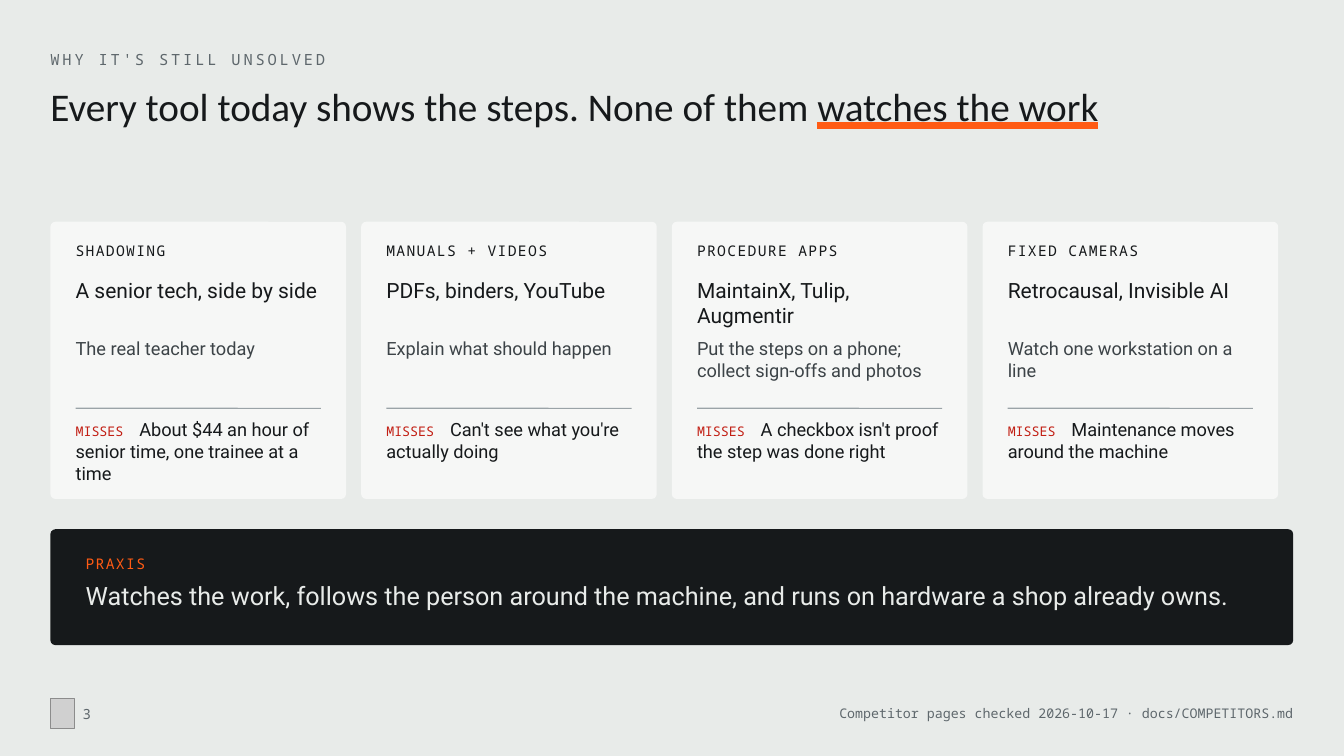
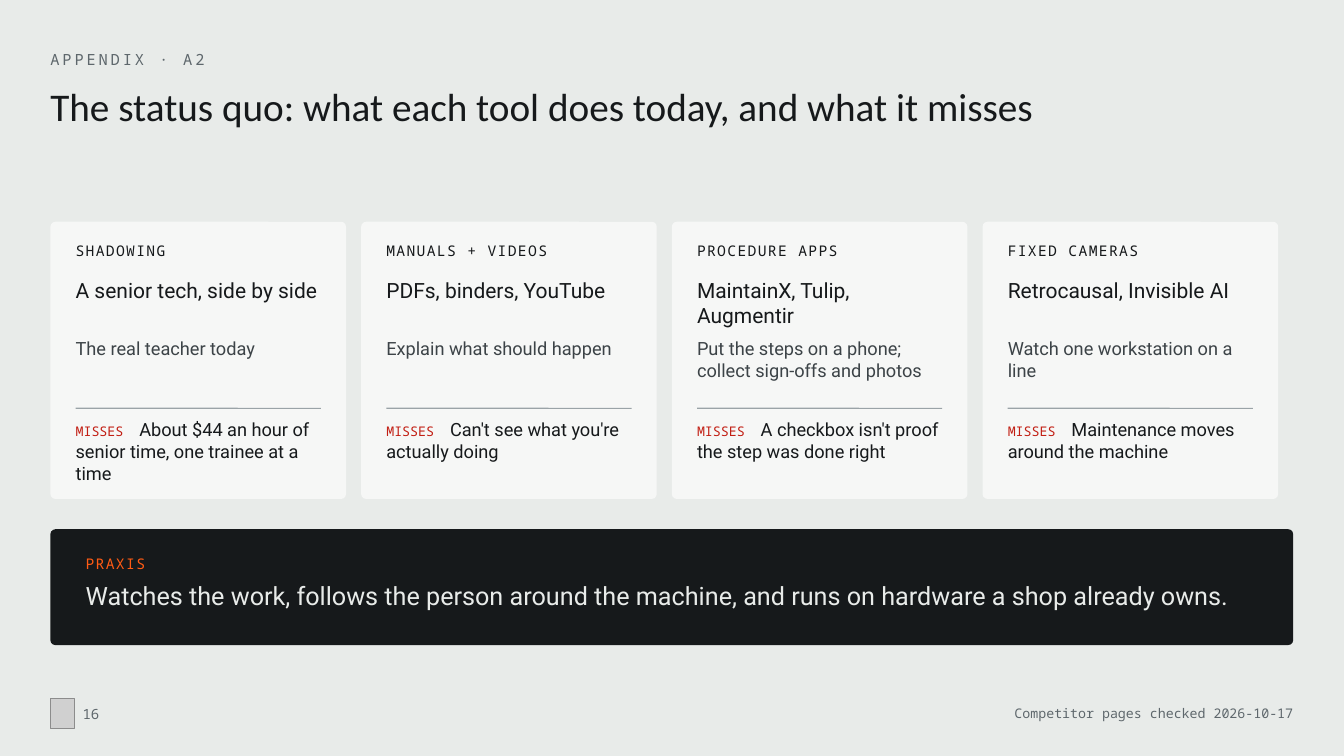
Before and after one commit to MonishSaravana/praxis, a slide deck: slide 16 of deck/Praxis_SAH_Oct2026.pptx (slide 3 before the commit). Drawn at 1344x756 pixels with LibreOffice and Linux fonts; fonts in the diff are those of the drawing; grey boxes stand for pictures. Boxes give left, top, right and bottom in pixels: in the first picture for what was removed or moved away, otherwise in the second. Text is boxed around its words. In the diff, an @@ line names an element or a change of style, - is before the commit and + after.

```diff
--- a/deck/Praxis_SAH_Oct2026.pptx
+++ b/deck/Praxis_SAH_Oct2026.pptx
@@ text at bbox=[50, 54, 204, 65]: text changed @@
-WHY IT'S STILL UNSOLVED
+APPENDIX · A2
@@ title at bbox=[50, 93, 1033, 128]: text changed @@
-Every tool today shows the steps. None of them watches the work
+The status quo: what each tool does today, and what it misses
@@ page number at bbox=[83, 709, 100, 719]: text changed @@
-3
+16
@@ text at bbox=[1014, 708, 1294, 721]: text changed @@
-Competitor pages checked 2026-10-17 · docs/COMPETITORS.md
+Competitor pages checked 2026-10-17
```
Also in this commit, not shown: 15 other slides changed, 7 slides added, 6 slides removed, 59 other files.
